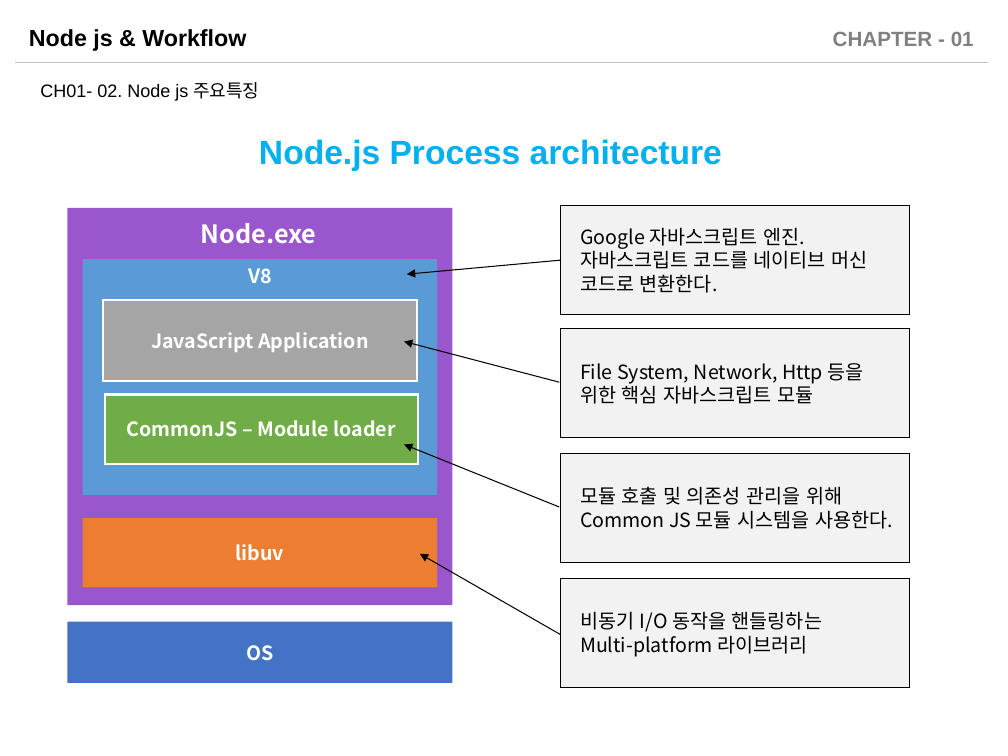
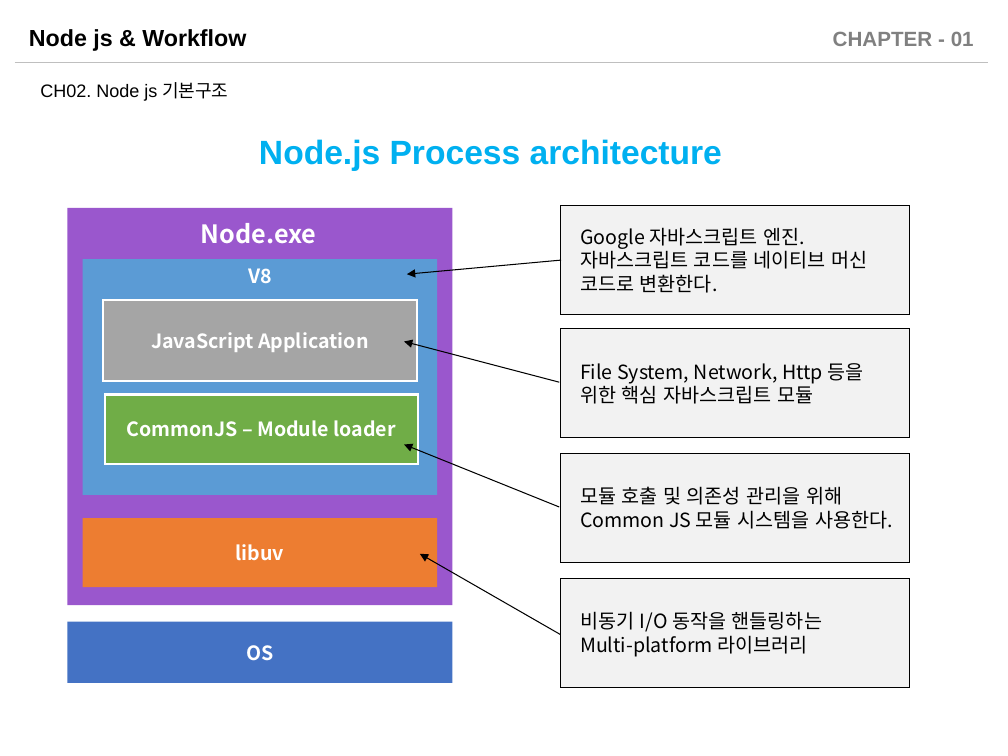
Before and after one commit to sabin21/NodeJS_Workflow_Study, a slide deck: slide 7 of CH01_Nodejs_Intro.pptx (slide 5 before the commit). Drawn at 1008x756 pixels with LibreOffice and Linux fonts; fonts in the diff are those of the drawing. Boxes give left, top, right and bottom in pixels: in the first picture for what was removed or moved away, otherwise in the second. Text is boxed around its words. In the diff, an @@ line names an element or a change of style, - is before the commit and + after.

```diff
--- a/CH01_Nodejs_Intro.pptx
+++ b/CH01_Nodejs_Intro.pptx
@@ text at (40, 82, 228, 101): text changed @@
-CH01- 02. Node js 주요특징
+CH02. Node js 기본구조
```
Also in this commit, not shown: 14 other slides changed, 8 slides added, 3 other files.
